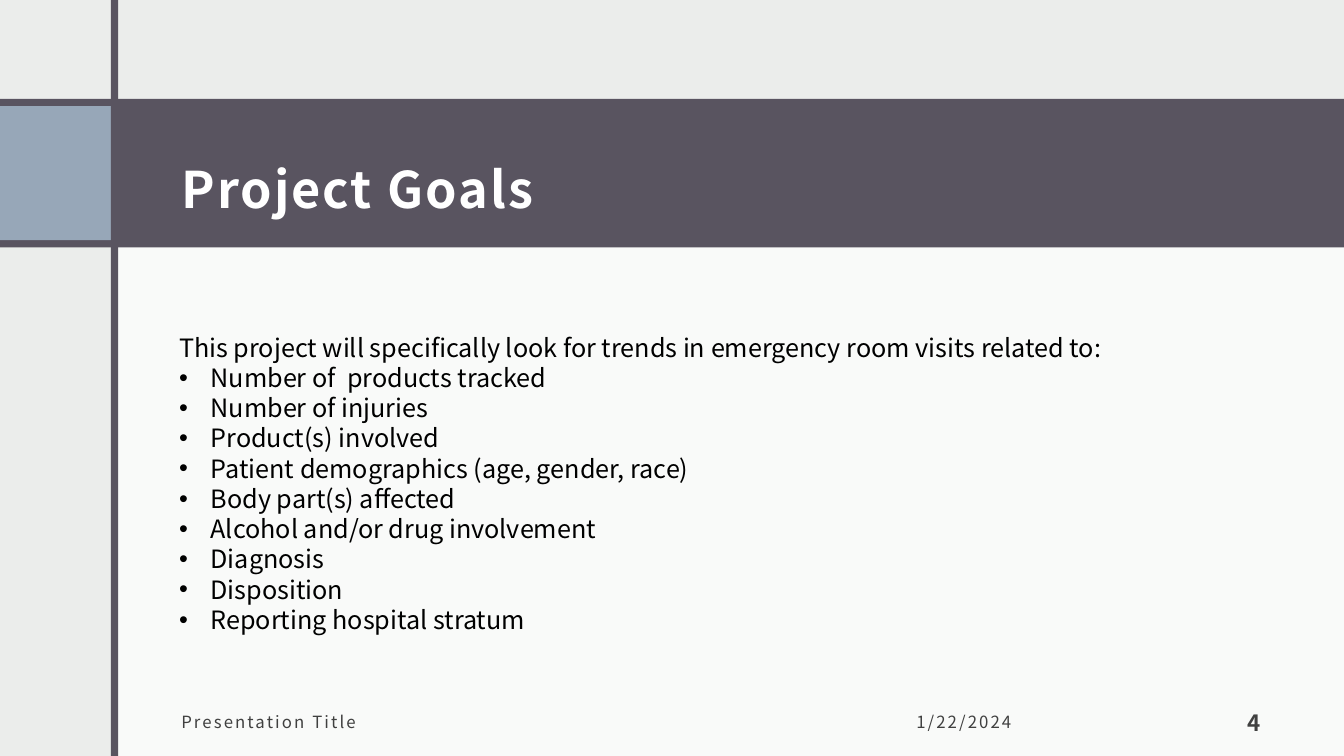
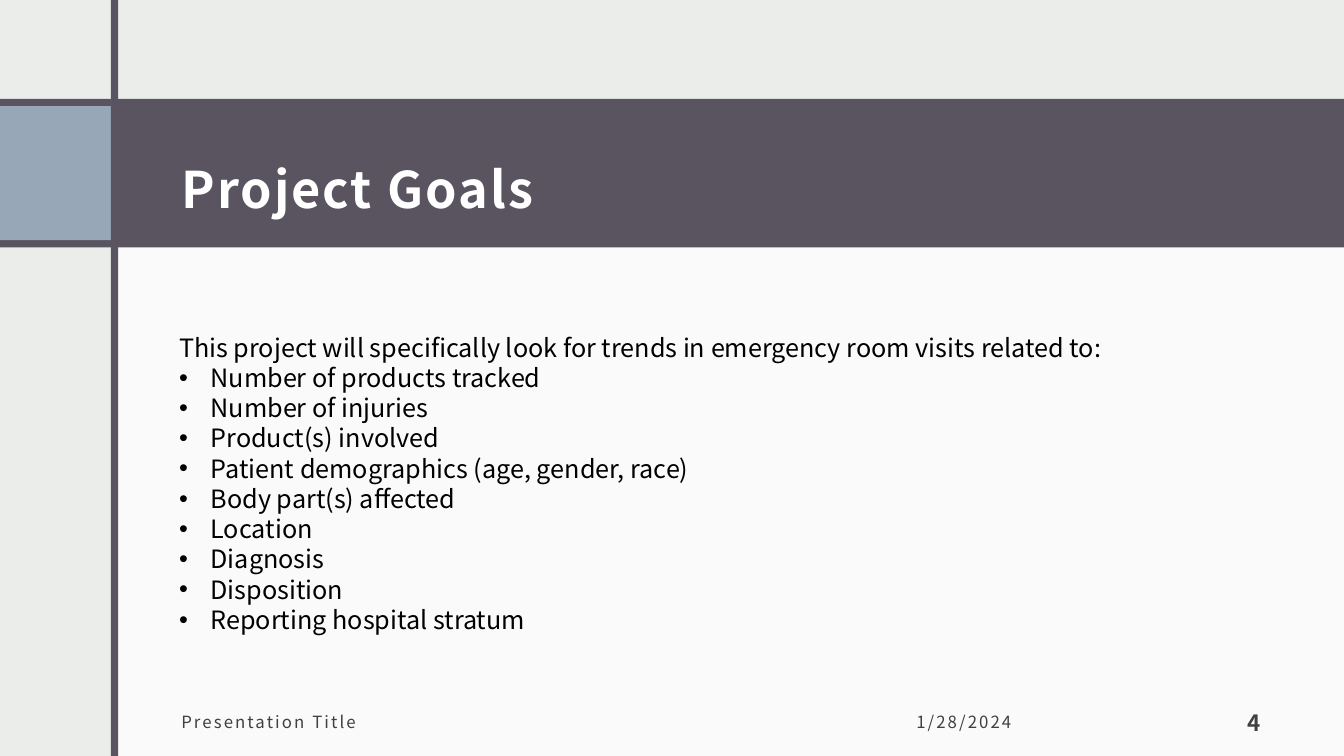
Before and after one commit to tamimcm416/product_injury, a slide deck: slide 4 of docs/Product Injuries.pptx. Drawn at 1344x756 pixels with LibreOffice and Linux fonts; fonts in the diff are those of the drawing. Boxes give left, top, right and bottom in pixels: in the first picture for what was removed or moved away, otherwise in the second. Text is boxed around its words. In the diff, an @@ line names an element or a change of style, - is before the commit and + after.

```diff
--- a/docs/Product Injuries.pptx
+++ b/docs/Product Injuries.pptx
@@ text at [211,512,313,539]: text changed @@
-• Alcohol and/or drug involvement
+• Location
@@ text at [916,714,1011,731]: text changed @@
-1/22/2024
+1/28/2024
```
Also in this commit, not shown: 6 other slides changed, 1 slide added, 1 other file.
